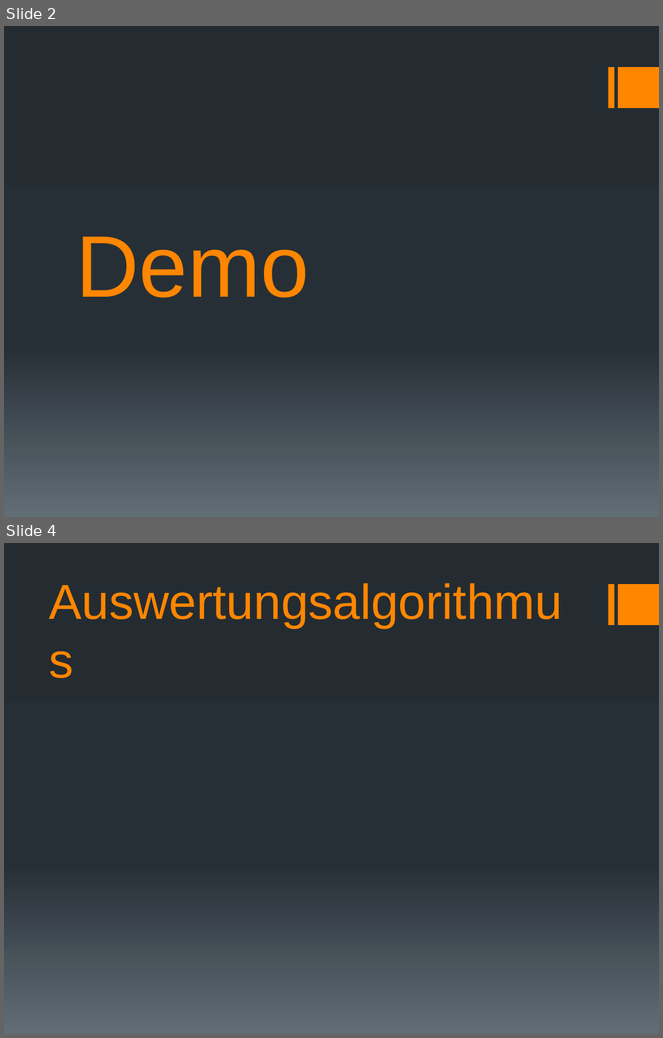
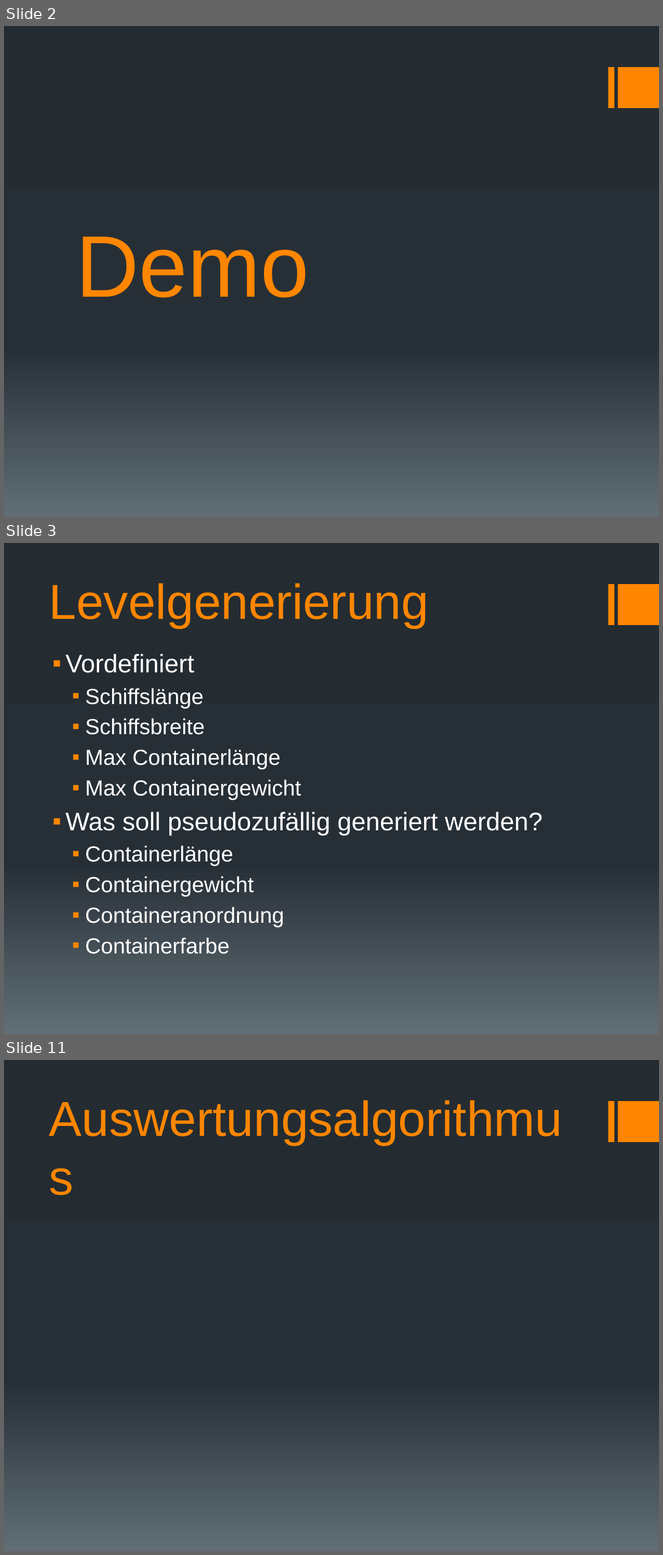
Before and after one commit to docker-apps/Docker, a slide deck: Documents/Design/Design_Präsentation_v1.pptx. Shown one above the other, each under a label of ours: slides 2 and 4 before the commit, slides 2, 3 and 11 after it; the slides between them are not shown. The pictures are 663x1038 and 663x1555 pixels, drawn with LibreOffice and Linux fonts; fonts in the diff are those of the drawing. Boxes give left, top, right and bottom in pixels: in the first picture for what was removed or moved away, otherwise in the second. Text is boxed around its words. In the diff, an @@ line names an element or a change of style, - is before the commit and + after.

```diff
--- a/Documents/Design/Design_Präsentation_v1.pptx
+++ b/Documents/Design/Design_Präsentation_v1.pptx
@@ slide 3 added at (4, 543, 659, 1034), background gradient #242C33 to #273037 to #636D76; not listed: 2 template elements that a slide beside it also shows @@
@@ title added at (49, 583, 429, 628), 54 pt, text #FF8600 @@
+Levelgenerierung
@@ text added at (65, 654, 543, 954), 24 pt, text #FFFFFF @@
+▪ Vordefiniert
+  ▪ Schiffslänge
+  ▪ Schiffsbreite
+  ▪ Max Containerlänge
+  ▪ Max Containergewicht
+▪ Was soll pseudozufällig generiert werden?
+  ▪ Containerlänge
+  ▪ Containergewicht
+  ▪ Containeranordnung
+  ▪ Containerfarbe
@@ what was slide 4 is now slide 11 @@
```
Also in this commit, not shown: 7 other slides added, 1 slide removed.
